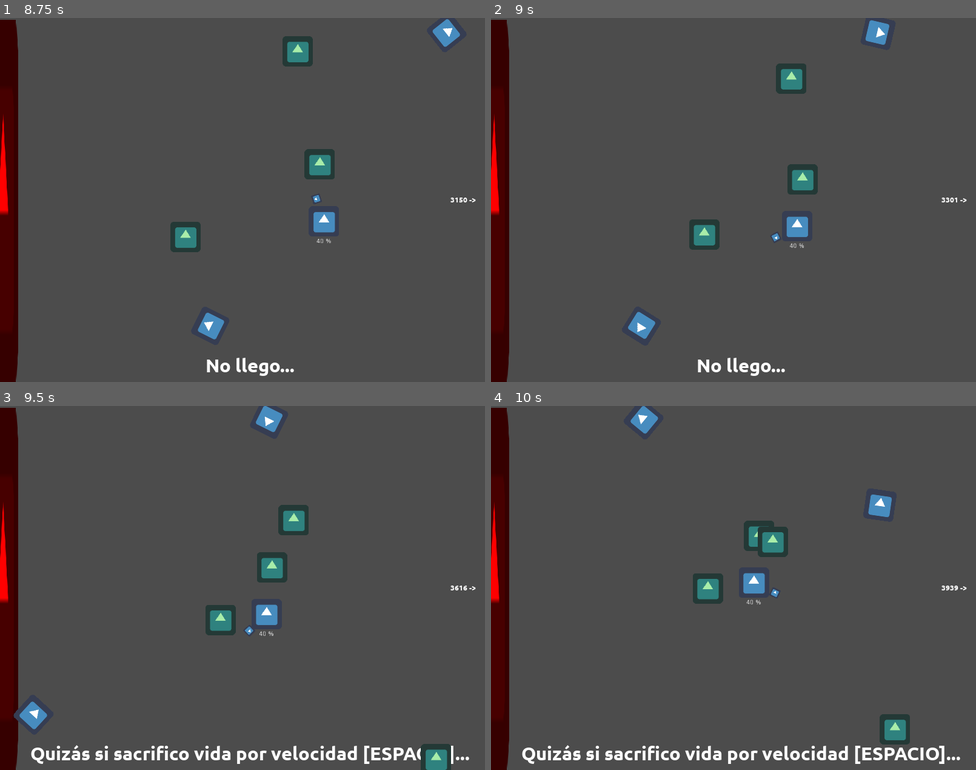
Above: before the commit, frames 1-4 (two rows, left to right).
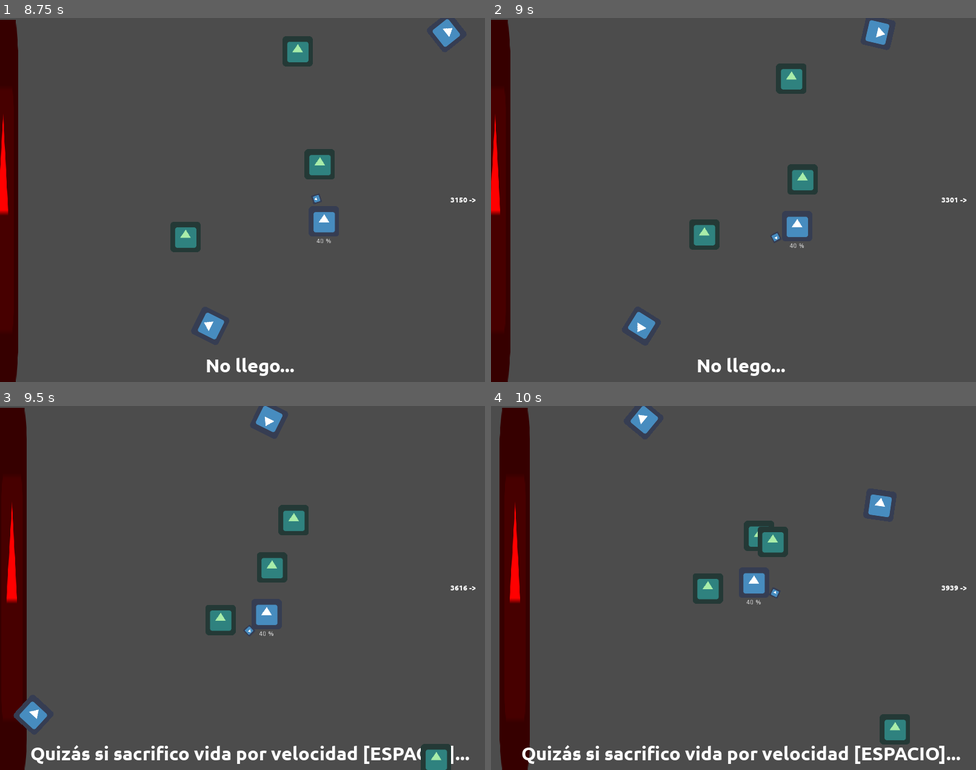
Above: after the commit, the same moments.

Repository: moisesjbc/cinco-etapas
Game: Godot game, scene res://scenes/main_scene/main_scene.tscn
Same seed, same stepped clock (60 frames per second), same inputs: the game is played once before the commit and once after it. The engine's default icon, where the game draws it, is replaced by a stand-in: a white triangle on a blue panel in a dark square.
Inputs (mouse positions are in pixels of both pictures, inside the frame that each line leads up to):
- Up to frame 1 (8.75 s): tap Enter at 0.5 s; move the mouse to (349, 181) at 0.52 s; hold Right (ui_right) 0.53-1.28 s; move the mouse to (145, 218) at 1.27 s; hold Down (ui_down) 1.28-2.03 s; move the mouse to (291, 119) at 2.02 s; hold Right (ui_right) 2.03-2.78 s; move the mouse to (218, 272) at 2.77 s; hold Up (ui_up) 2.78-3.53 s; move the mouse to (388, 254) at 3.52 s; hold Left (ui_left) 3.53-5.03 s; move the mouse to (97, 145) at 4.27 s; move the mouse to (266, 200) at 5.02 s; hold Down (ui_down) 5.03-5.78 s; move the mouse to (169, 109) at 5.77 s; hold Right (ui_right) 5.78-6.53 s; move the mouse to (349, 181) at 6.52 s; hold Up (ui_up) 6.53-7.28 s; move the mouse to (145, 218) at 7.27 s; hold Right (ui_right) 7.28-8.03 s; move the mouse to (291, 119) at 8.02 s; hold Down (ui_down) from 8.03 s (still down)
- Up to frame 2 (9 s): move the mouse to (709, 272) at 8.77 s; release Down (ui_down) at 8.78 s; hold Left (ui_left) from 8.78 s (still down)
- Up to frame 3 (9.5 s): keep holding Left (ui_left)
- Up to frame 4 (10 s): move the mouse to (879, 642) at 9.52 s; release Left (ui_left) at 9.53 s; hold Up (ui_up) from 9.53 s (still down)

Frame 1 is identical in both runs. In frame 2, 0.4% of the frame differs, in the area x 0-4%, y 0-100%; in frame 3, 2.3%; in frame 4, 6.0%, in the area x 0-8%, y 0-100%.

Commit message:
Fix collision with death wall

Diff:
--- a/godot-project/menus/game_over/game_over.gd
+++ b/godot-project/menus/game_over/game_over.gd
@@ -1,8 +1,5 @@
 extends MarginContainer
 
 func _on_restart_button_pressed():
-	#get_tree().change_scene("res://scenes/main_scene/main_scene.tscn")
-	print("wololoooo")
 	set_visible(false)
-	#get_tree().paused = false
-	get_tree().reload_current_scene()
+	get_tree().change_scene("res://scenes/main_scene/main_scene.tscn")
--- a/godot-project/scenes/death/death.gd
+++ b/godot-project/scenes/death/death.gd
@@ -1,17 +1,25 @@
-extends KinematicBody2D
+extends Area2D
 
 onready var player = get_node("/root/main_scene/player")
 
 export var to_right: bool = true
 var velocity: Vector2
 
-func ready():
+func _ready():
 	if to_right:
 		velocity = Vector2(1.0, 0.0)
 	else:
 		velocity = Vector2(-1.0, 0.0)
 
 func _physics_process(delta):
-	var collision = move_and_collide(velocity * max(player.initial_traveling_speed - player.traveling_speed, 0) * delta)
-	if collision and collision.collider.name == "player":
-		collision.collider.die()
+	#print("process ", is_colliding())
+	var relative_speed = player.base_speed - player.speed
+
+	if relative_speed > 0:
+		var collision = translate(velocity * max(relative_speed, 0) * delta)
+
+
+func _on_death_body_entered(body):
+	print("body", body.name)
+	if body.name == "player":
+		body.die()
--- a/godot-project/scenes/death/death.tscn
+++ b/godot-project/scenes/death/death.tscn
@@ -6,7 +6,7 @@
 [sub_resource type="RectangleShape2D" id=1]
 extents = Vector2( 31.8418, 387.401 )
 
-[node name="death" type="KinematicBody2D"]
+[node name="death" type="Area2D"]
 collision_layer = 16
 script = ExtResource( 2 )
 
@@ -19,3 +19,4 @@
 
 [node name="collision_shape" type="CollisionShape2D" parent="."]
 shape = SubResource( 1 )
+[connection signal="body_entered" from="." to="." method="_on_death_body_entered"]
--- a/godot-project/scenes/friend/friend.gd
+++ b/godot-project/scenes/friend/friend.gd
@@ -3,14 +3,16 @@
 export var MIN_SPEED = 10
 export var MAX_SPEED = 30
 export var STICKY_DISTANCE = 100
-onready var player = get_node("/root/main_scene/player")
+onready var player
 var is_sticked: bool = false
 var speed: int
 
 func _ready():
+	player = get_node("/root/main_scene/player")
 	speed = player.speed + randi() % (MAX_SPEED - MIN_SPEED) + MIN_SPEED
 
 func _physics_process(delta):
+	player = get_node("/root/main_scene/player")
 	var distance_to_player: Vector2 = player.global_position - global_position
 
 	if distance_to_player.length() > STICKY_DISTANCE:
--- a/godot-project/scenes/main_scene/main_scene.gd
+++ b/godot-project/scenes/main_scene/main_scene.gd
@@ -21,22 +21,17 @@
 	if current_state and current_state.has_method("timeout"):
 		current_state.timeout()
 
-var i=0
-
 func _physics_process(delta):
-	i += 1
-	print("process " + str(i))
 	if current_state and current_state.has_method("process"):
 		current_state.process(delta)
 
 
 func move_to(node, final_position, delta, flag, speed = 300):
 	if node.global_position.distance_to(final_position) > 30:
-		node.move_and_collide((final_position - node.global_position).normalized() * speed * delta)
+		node.translate((final_position - node.global_position).normalized() * speed * delta)
 		return false
 	else:
 		return flag and true
-
 
 func set_text(text, pre_callback, post_callback):
 	$story_gui.set_text(text, pre_callback, post_callback)
@@ -47,7 +42,6 @@
 func set_timeout(time):
 	$stage_timer.start(time)
 
-
 func _on_player_player_died():
 	get_tree().paused = true
 	$game_over.set_visible(true)
--- a/godot-project/scenes/main_scene/states/state_4_depression.gd
+++ b/godot-project/scenes/main_scene/states/state_4_depression.gd
@@ -29,6 +29,6 @@
 		state_machine.loved_one.move_and_collide((loved_one_final_position - state_machine.loved_one.global_position).normalized() * 300 * delta)
 	if death.global_position.distance_to(death_final_position) > 30:
 		all_in_position = false
-		death.move_and_collide((death_final_position - death.global_position).normalized() * 300 * delta)
+		death.translate((death_final_position - death.global_position).normalized() * 300 * delta)
 	if all_in_position:
 		state_machine.change_state("state_4_depression_act_1")
